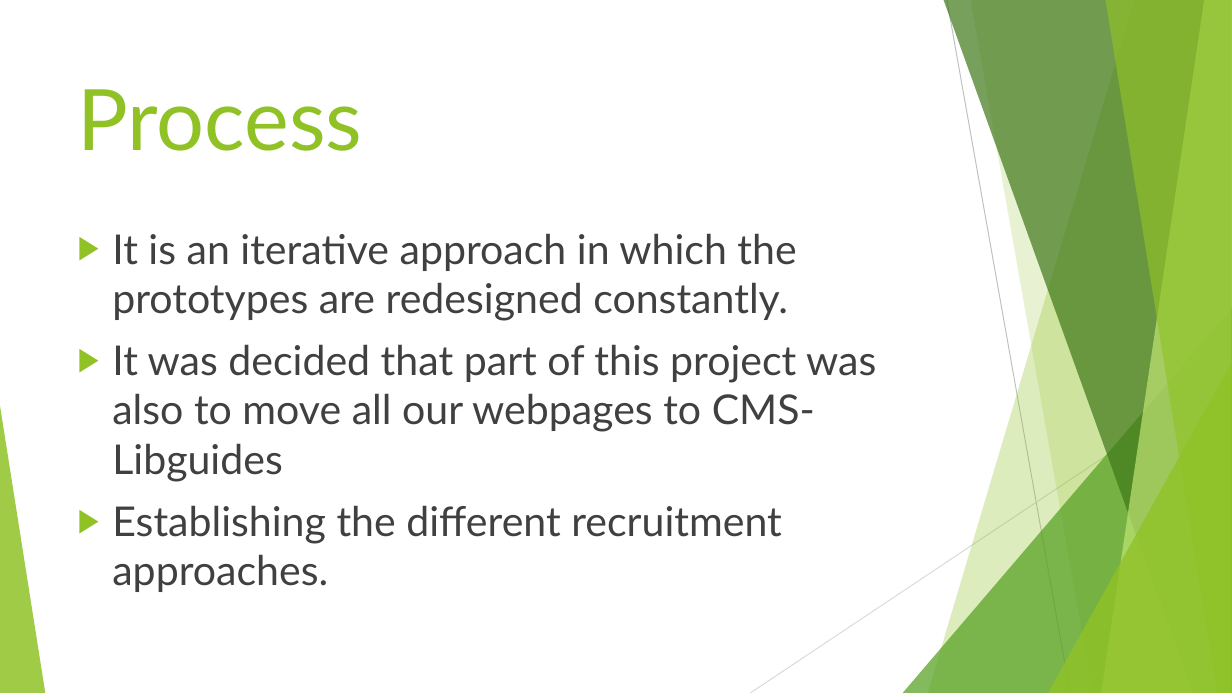
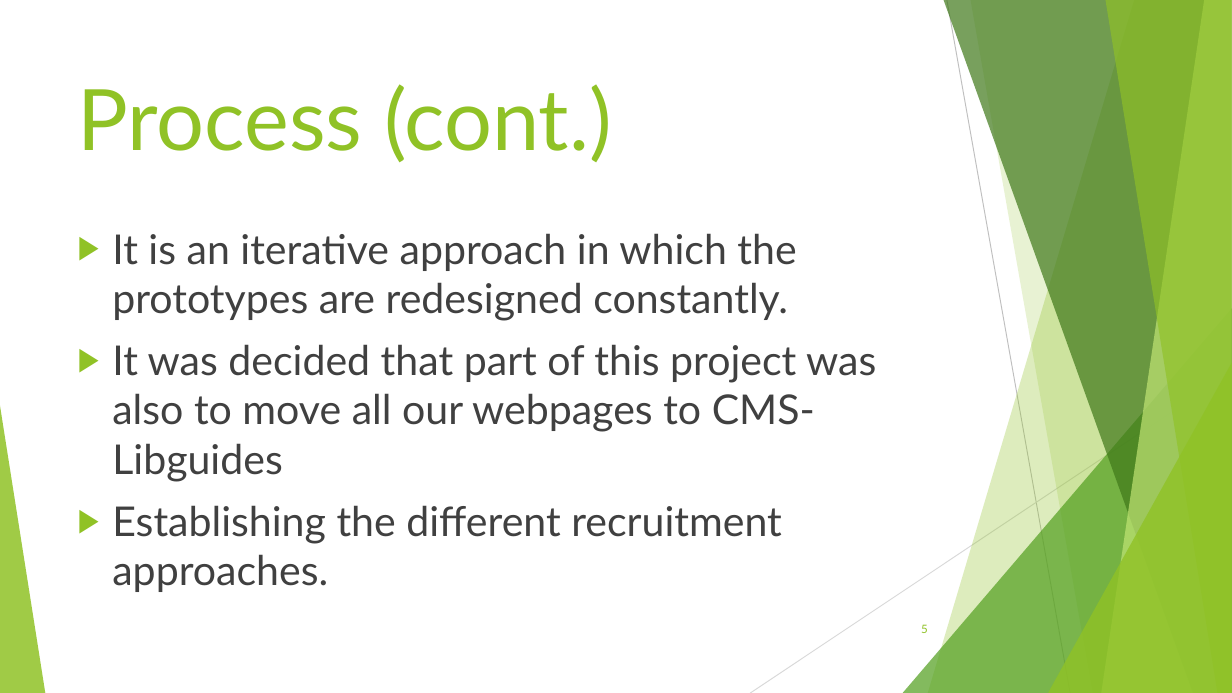
Before and after one commit to MarkEEaton/usability-python, a slide deck: slide 5 of UX - Final.pptx. Drawn at 1232x693 pixels with LibreOffice and Linux fonts; fonts in the diff are those of the drawing. Boxes give left, top, right and bottom in pixels: in the first picture for what was removed or moved away, otherwise in the second. Text is boxed around its words. In the diff, an @@ line names an element or a change of style, - is before the commit and + after.

Commit message:
update pptx

```diff
--- a/UX - Final.pptx
+++ b/UX - Final.pptx
@@ title at [78,84,611,162]: text changed @@
-Process
+Process (cont.)
@@ page number added at [921,624,928,633], 9 pt, text #90C226 @@
+5
```
Also in this commit, not shown: 22 other slides changed, 5 slides added, 4 slides removed.
